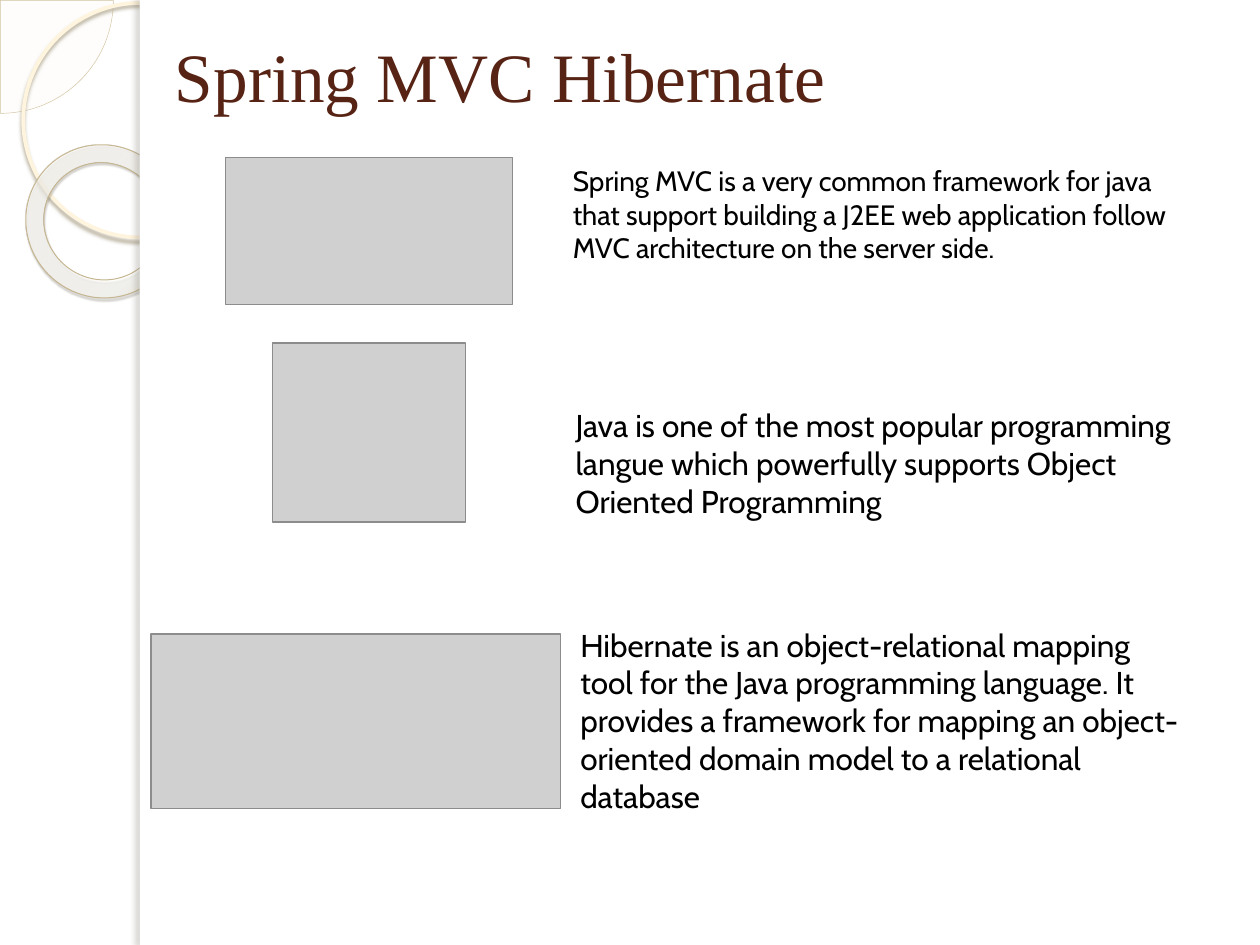
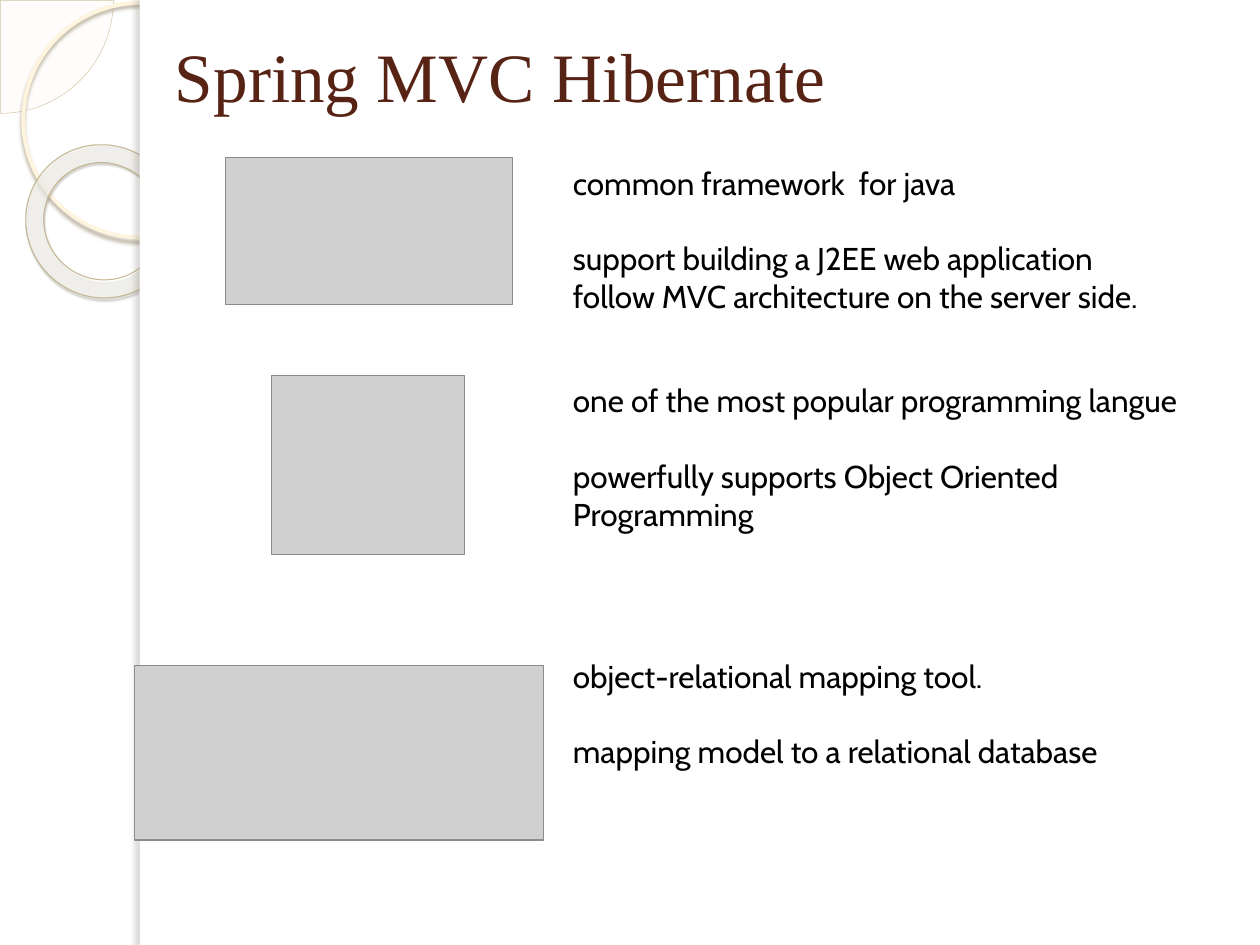
Before and after one commit to dohungcuongdev/thesis-documentation, a slide deck: slide 7 of Thesis-review.pptx (slide 6 before the commit). Drawn at 1260x945 pixels with LibreOffice and Linux fonts; fonts in the diff are those of the drawing; grey boxes stand for pictures; background and template pictures are left out. Boxes give left, top, right and bottom in pixels: in the first picture for what was removed or moved away, otherwise in the second. Text is boxed around its words. In the diff, an @@ line names an element or a change of style, - is before the commit and + after.

```diff
--- a/Thesis-review.pptx
+++ b/Thesis-review.pptx
@@ text at box(573, 171, 1138, 309): text changed; size 16 to 18 pt @@
-Spring MVC is a very common framework for java that support building a J2EE web application follow MVC architecture on the server side.
+common framework for java
+support building a J2EE web application follow MVC architecture on the server side.
@@ picture: place and size @@
-picture at box(272, 343, 465, 522)
+picture at box(272, 375, 465, 554)
@@ text at box(573, 388, 1177, 533): text changed @@
-Java is one of the most popular programming langue which powerfully supports Object Oriented Programming
+one of the most popular programming langue
+powerfully supports Object Oriented Programming
@@ picture: place and size @@
-picture at box(151, 634, 561, 809)
+picture at box(134, 665, 543, 840)
@@ text at box(573, 664, 982, 695): text changed @@
-Hibernate is an object-relational mapping tool for the Java programming language. It provides a framework for mapping an object-oriented domain model to a relational database
+object-relational mapping tool.
@@ text added at box(573, 739, 1098, 770), 18 pt, text #000000 @@
+mapping model to a relational database
```
Also in this commit, not shown: 4 other slides changed, 4 slides added, 1 other file.
